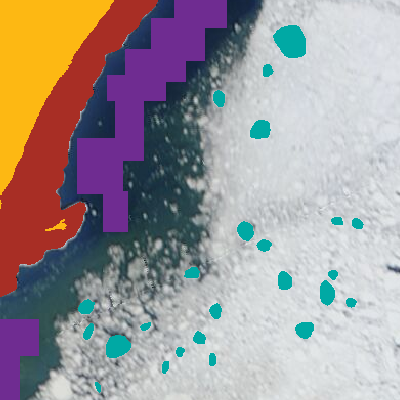
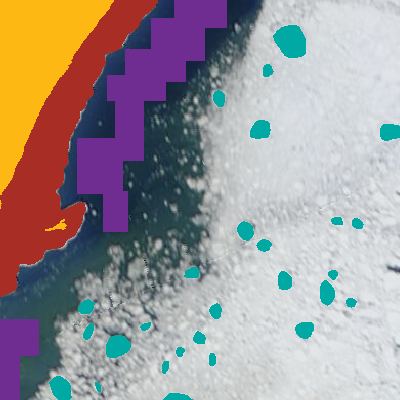
Layer changes from the first 400x400 image to the second:
moved "water samples" above "landmask" over (49, 376, 193, 400)
painted on "ice floes" (2nd of 2) over (49, 124, 400, 400)
